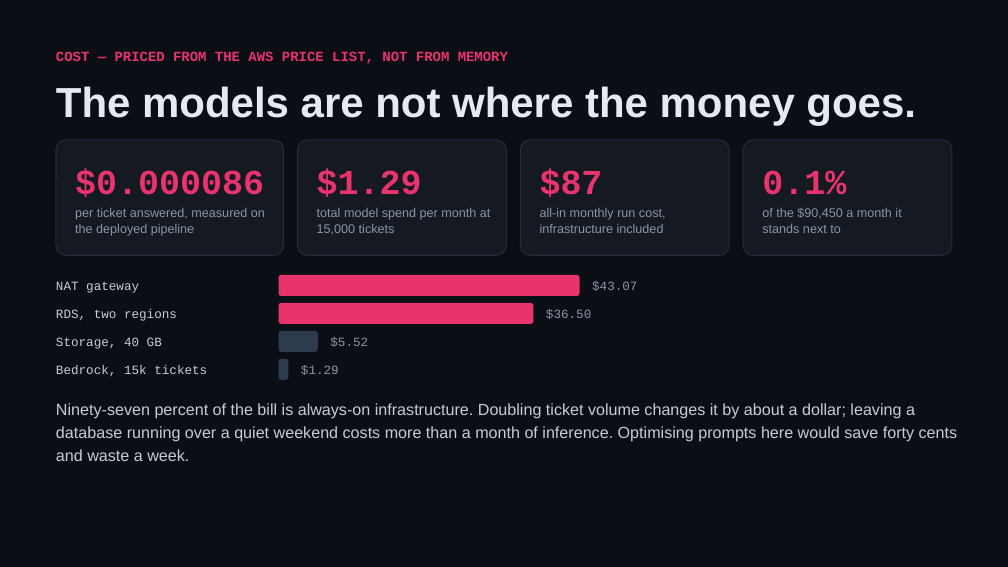
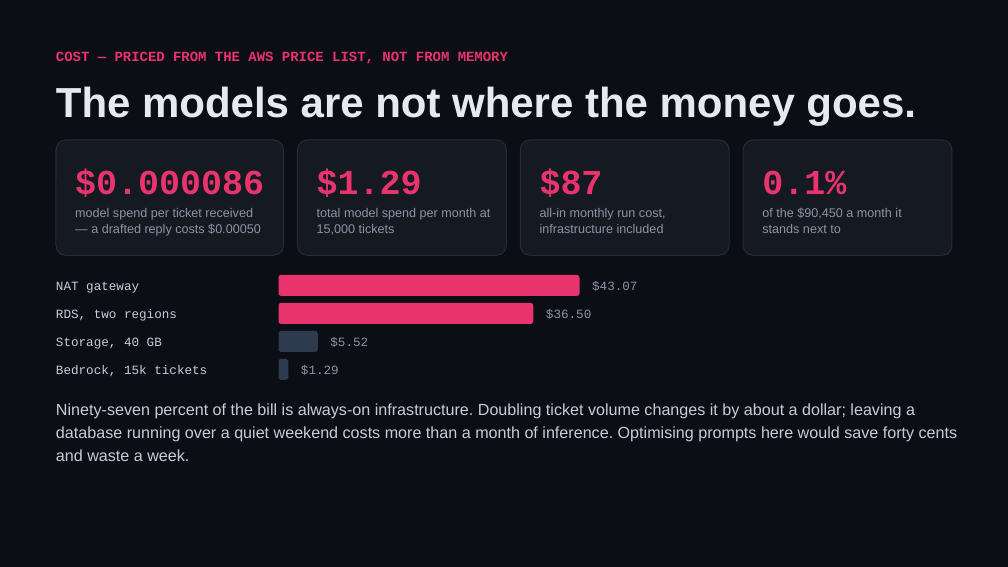
Before and after one commit to shivam-25/ramco-payce-pilot, a slide deck: slide 15 of docs/deck/ramco-payce-pilot.pptx. Drawn at 1008x567 pixels with LibreOffice and Linux fonts; fonts in the diff are those of the drawing. Boxes give left, top, right and bottom in pixels: in the first picture for what was removed or moved away, otherwise in the second. Text is boxed around its words. In the diff, an @@ line names an element or a change of style, - is before the commit and + after.

```diff
--- a/docs/deck/ramco-payce-pilot.pptx
+++ b/docs/deck/ramco-payce-pilot.pptx
@@ text at bbox=[75, 208, 261, 236]: text changed @@
-per ticket answered, measured on the deployed pipeline
+model spend per ticket received — a drafted reply costs $0.00050
```
Also in this commit, not shown: 3 other slides changed, 7 other files.
